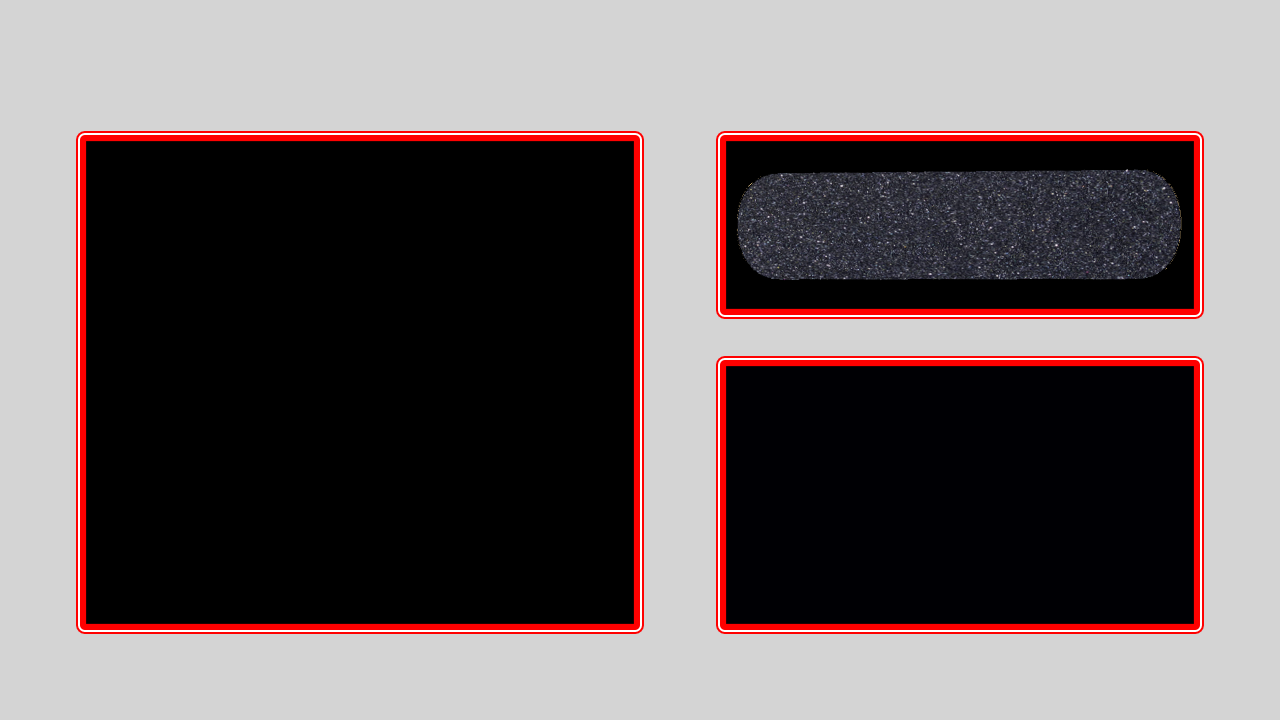
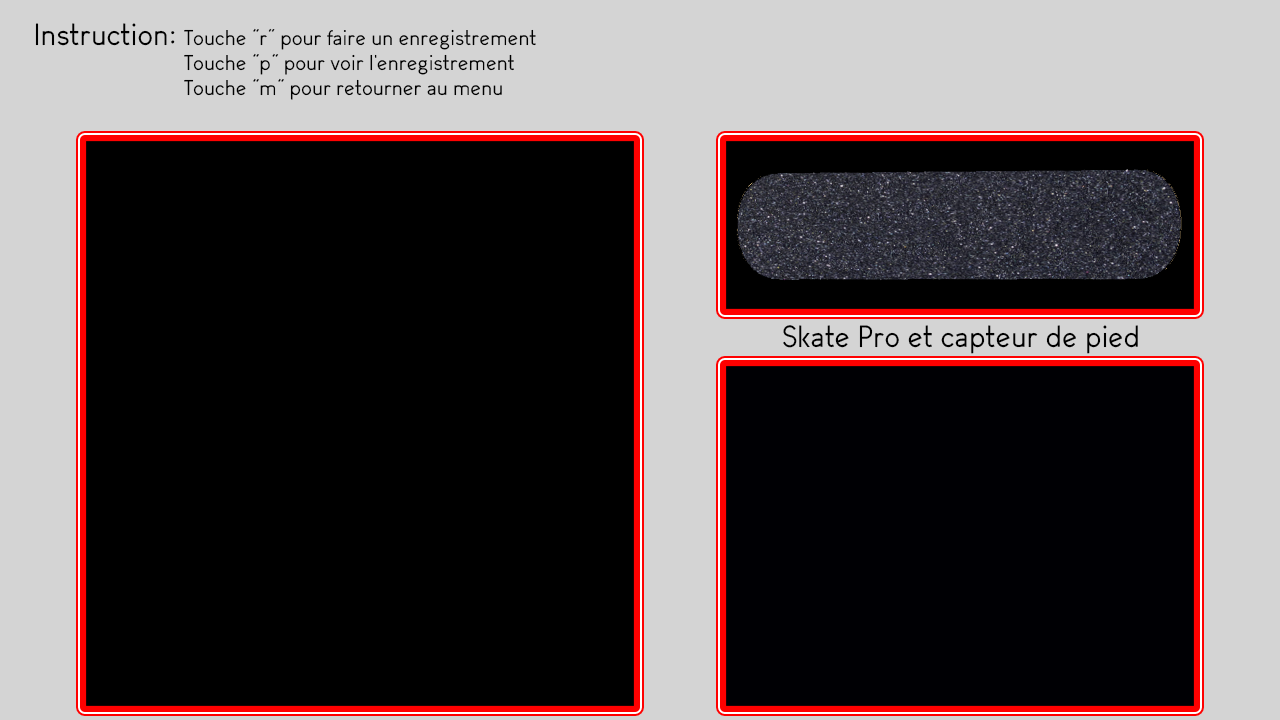
Revision of a layered w=1280, h=720 image; what changed, layer by layer:
painted on "CArre 3" over [720, 623, 1200, 712]
added layer "Touche “r” pour faire un enregistrement Touche “p” pour voir l’" above "Instruction:" over [184, 28, 536, 100]
added layer "Instruction:" above "Skate Pro et capteur de pied" over [35, 23, 175, 46]
added layer "Skate Pro et capteur de pied" above "Rectangle 1" over [783, 325, 1138, 354]
painted on "Rectangle 1" over [80, 623, 640, 712]
